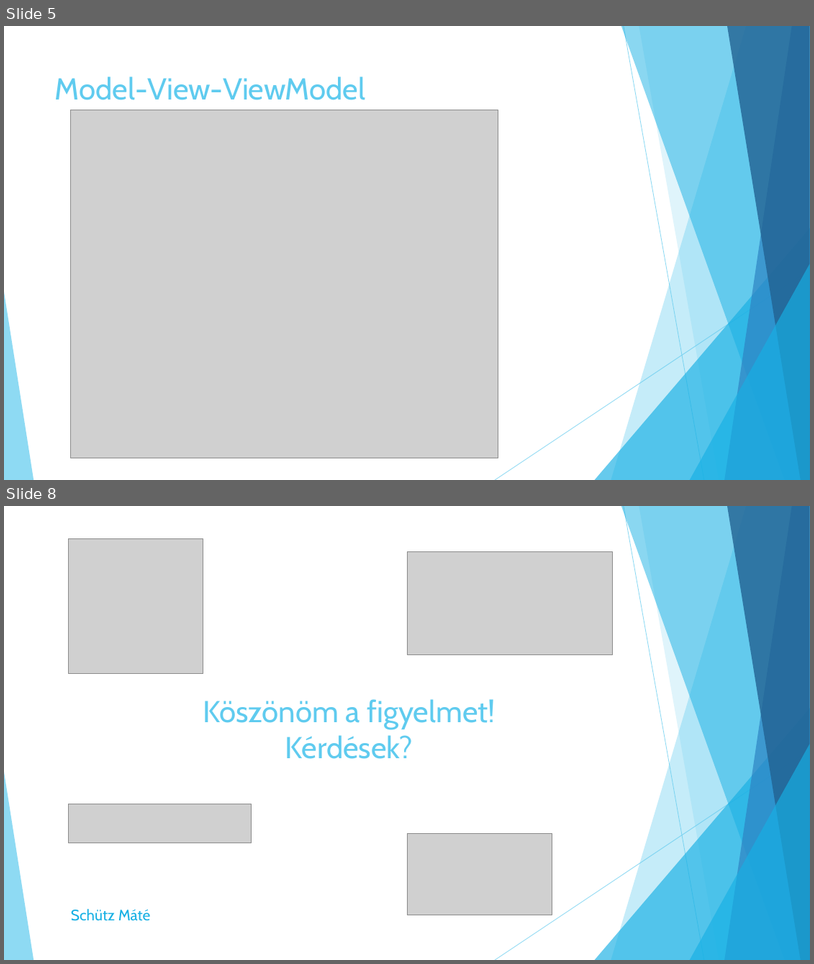
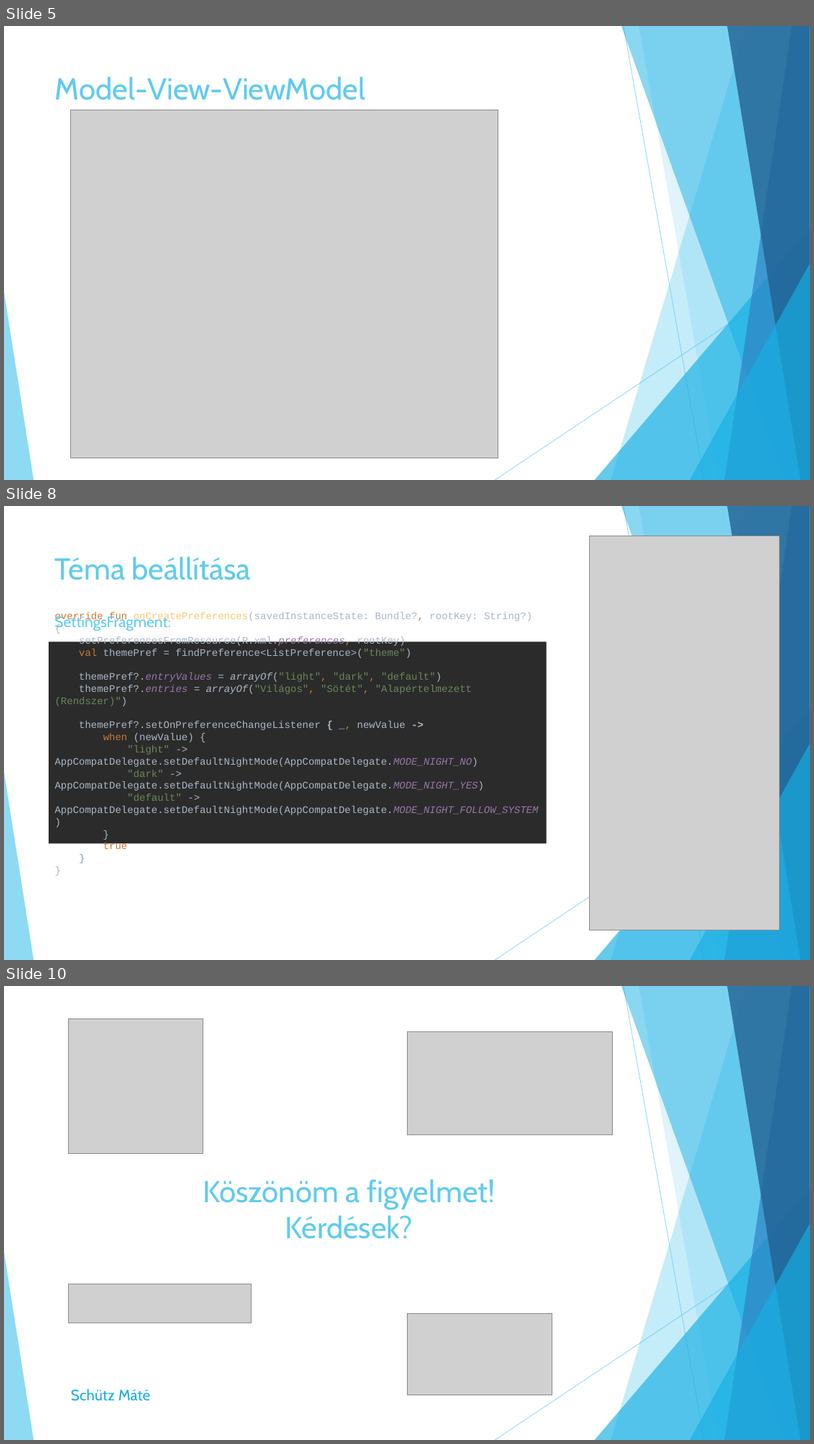
Before and after one commit to Maxtr0n/ShoppingListAndroid, a slide deck: bemutato.pptx. Shown one above the other, each under a label of ours: slides 5 and 8 before the commit, slides 5, 8 and 10 after it; the slides between them are not shown. The pictures are 814x964 and 814x1444 pixels, drawn with LibreOffice and Linux fonts; fonts in the diff are those of the drawing; grey boxes stand for pictures. Boxes give left, top, right and bottom in pixels: in the first picture for what was removed or moved away, otherwise in the second. Text is boxed around its words. In the diff, an @@ line names an element or a change of style, - is before the commit and + after.

```diff
--- a/bemutato.pptx
+++ b/bemutato.pptx
@@ slide 8 added at (x1=4, y1=506, x2=810, y2=960), background #FFFFFF; not listed: 10 template elements that a slide beside it also shows @@
@@ picture added at (x1=590, y1=536, x2=780, y2=930) @@
@@ title added at (x1=55, y1=556, x2=252, y2=580), 36 pt, text #5FCBEF @@
+Téma beállítása
@@ text added at (x1=54, y1=614, x2=170, y2=631), 18 pt, text #5FCBEF @@
+SettingsFragment:
@@ rectangle added at (x1=49, y1=641, x2=547, y2=843), fill #2B2B2B, 12 pt, text #A9B7C6 @@
+override fun onCreatePreferences(savedInstanceState: Bundle?, rootKey: String?) {
+setPreferencesFromResource(R.xml.preferences, rootKey)
+val themePref = findPreference<ListPreference>("theme")
+themePref?.entryValues = arrayOf("light", "dark", "default")
+themePref?.entries = arrayOf("Világos", "Sötét", "Alapértelmezett (Rendszer)")
+themePref?.setOnPreferenceChangeListener { _, newValue ->
+when (newValue) {
+"light" -> AppCompatDelegate.setDefaultNightMode(AppCompatDelegate.MODE_NIGHT_NO)
+"dark" -> AppCompatDelegate.setDefaultNightMode(AppCompatDelegate.MODE_NIGHT_YES)
+"default" -> AppCompatDelegate.setDefaultNightMode(AppCompatDelegate.MODE_NIGHT_FOLLOW_SYSTEM)
+}
+true
+}
+}
@@ what was slide 8 is now slide 10 @@
```
Also in this commit, not shown: 3 slides changed, 2 other slides added, 1 slide removed, 3 other files.
